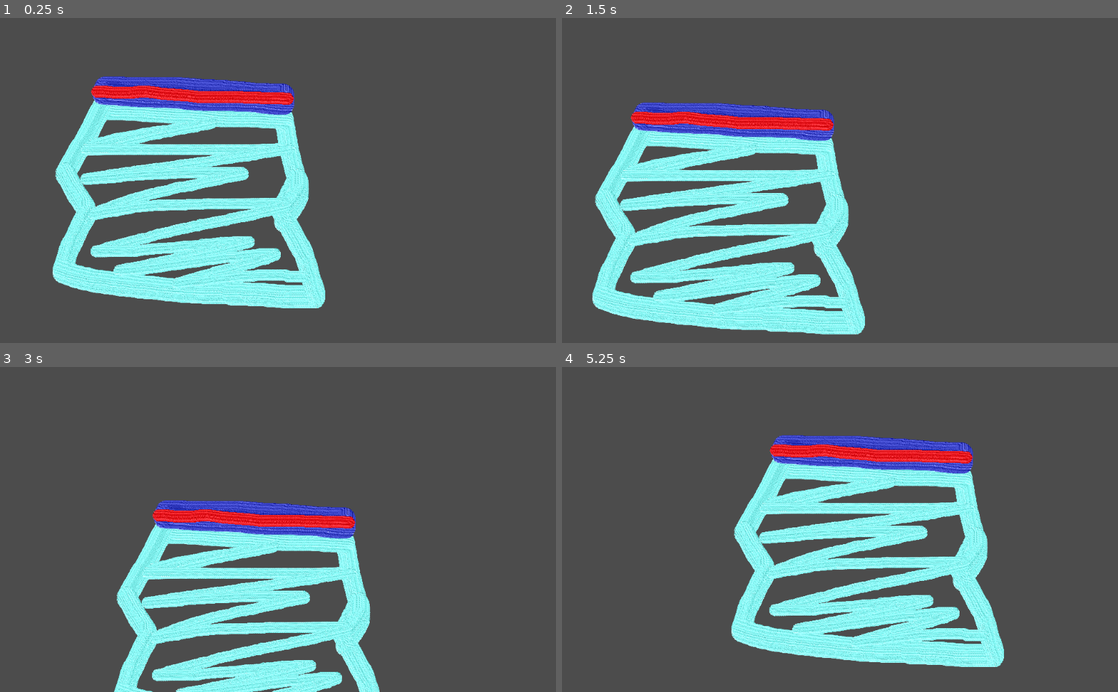
Above: before the commit, frames 1-4 (two rows, left to right).
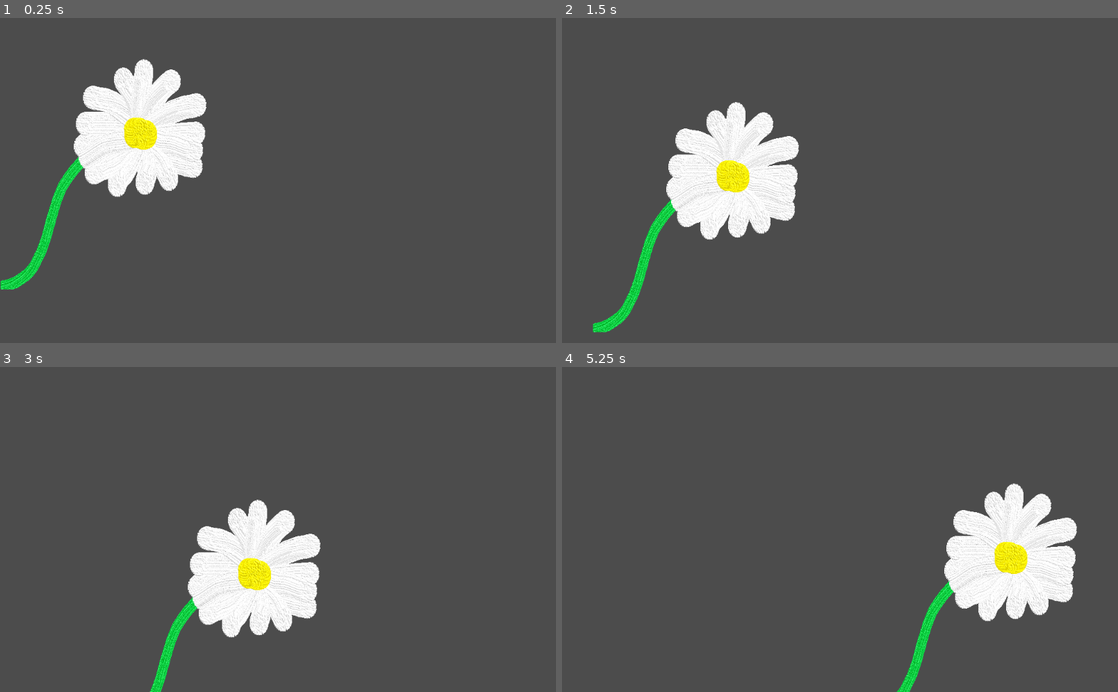
Above: after the commit, the same moments.

Repository: JakeSuraba/Game-Off-2022
Game: Godot game, scene res://scene/Daisy.tscn
Same seed, same stepped clock (60 frames per second), same inputs: the game is played once before the commit and once after it. Before the commit the project starts from res://scene/Bag.tscn.
Inputs (mouse positions are in pixels of both pictures, inside the frame that each line leads up to):
- Up to frame 1 (0.25 s): no input
- Up to frame 2 (1.5 s): tap Enter at 0.5 s; move the mouse to (745, 193) at 0.52 s; click (745, 193) at 0.67 s; tap Space at 1.25 s; move the mouse to (728, 196) at 1.27 s; click (728, 196) at 1.42 s
- Up to frame 3 (3 s): tap Enter at 2 s; move the mouse to (333, 458) at 2.02 s; click (333, 458) at 2.17 s; tap Space at 2.75 s; move the mouse to (250, 594) at 2.77 s; click (250, 594) at 2.92 s
- Up to frame 4 (5.25 s): tap Enter at 3.5 s; move the mouse to (1006, 578) at 3.52 s; click (1006, 578) at 3.67 s; tap Space at 4.25 s; move the mouse to (673, 480) at 4.27 s; click (673, 480) at 4.42 s; move the mouse to (867, 529) at 5.02 s; click (867, 529) at 5.17 s

The runs differ from the first frame. In frame 1, 25% of the frame differs, in the area x 0-59%, y 12-90%; in frame 2, 25%; in frame 3, 20%; in frame 4, 28%, in the area x 30-93%, y 20-100%.

Commit message:
Add draggable daisy

Diff:
--- a/project.godot
+++ b/project.godot
@@ -11,7 +11,7 @@
 [application]
 
 config/name="Pushing Daisies"
-run/main_scene="res://scene/Bag.tscn"
+run/main_scene="res://scene/Daisy.tscn"
 config/icon="res://icon.png"
 
 [gui]
--- a/scene/Daisy.tscn
+++ b/scene/Daisy.tscn
@@ -1,7 +1,18 @@
-[gd_scene load_steps=2 format=2]
+[gd_scene load_steps=4 format=2]
 
 [ext_resource path="res://texture/daisy.png" type="Texture" id=1]
+[ext_resource path="res://script/Draggable.gd" type="Script" id=2]
+
+[sub_resource type="CircleShape2D" id=1]
+radius = 233.019
 
 [node name="Daisy" type="Sprite"]
 position = Vector2( 251, 251 )
 texture = ExtResource( 1 )
+
+[node name="Area2D" type="Area2D" parent="."]
+script = ExtResource( 2 )
+
+[node name="CollisionShape2D" type="CollisionShape2D" parent="Area2D"]
+position = Vector2( -50, 43 )
+shape = SubResource( 1 )
